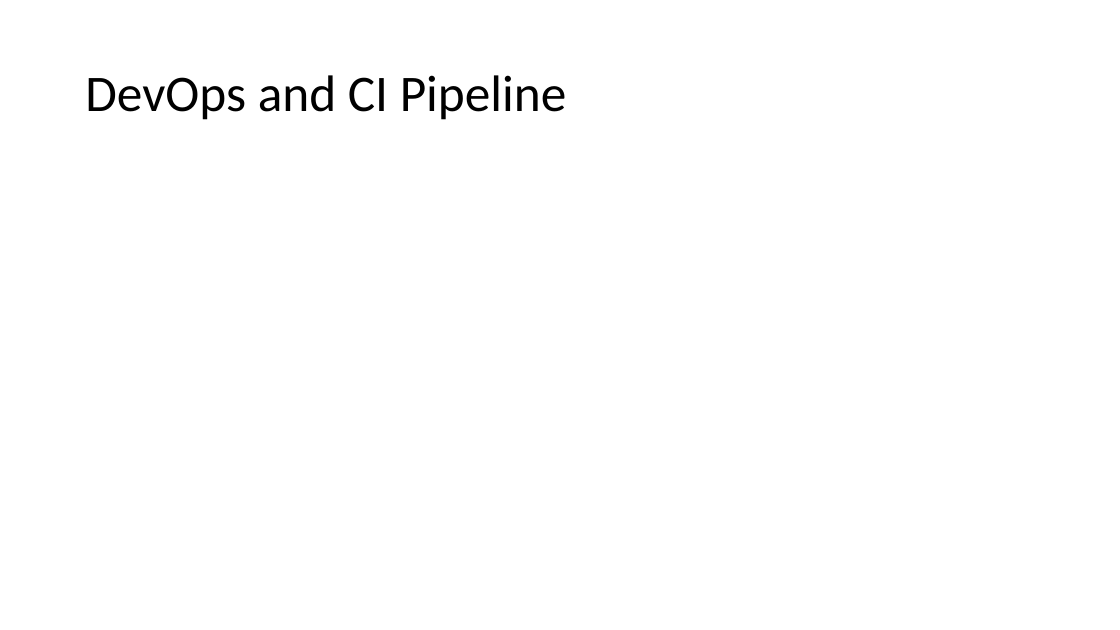
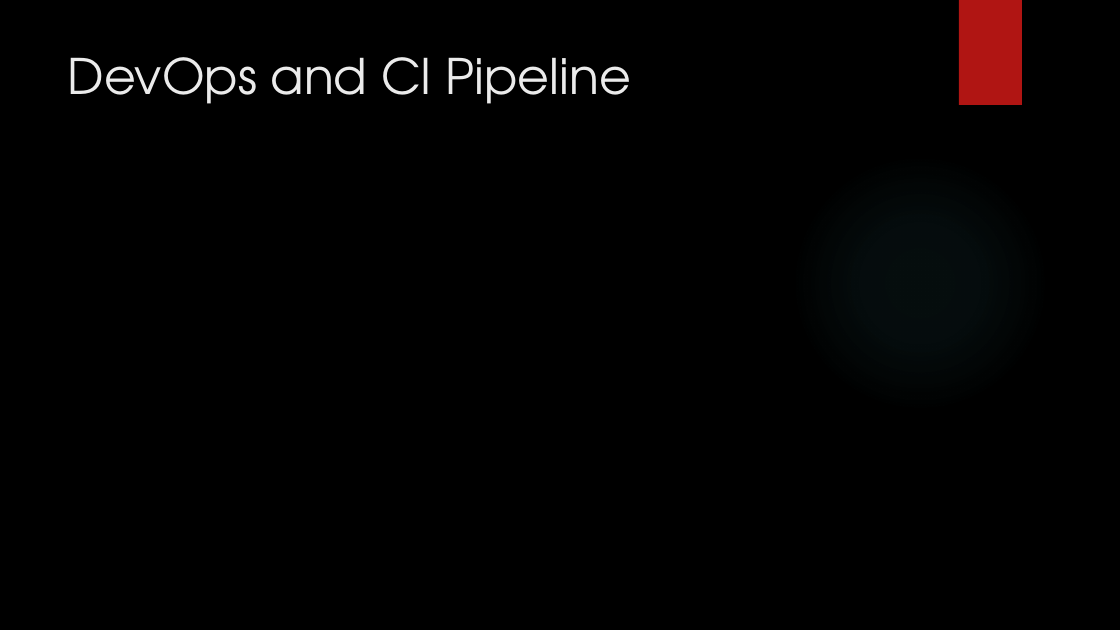
Before and after one commit to ChristopherBurns1996/1337Library, a slide deck: slide 9 of README Images/Solo Project Presentation.pptx (slide 8 before the commit). Drawn at 1120x630 pixels with LibreOffice and Linux fonts; fonts in the diff are those of the drawing; background and template pictures are left out. Boxes give left, top, right and bottom in pixels: in the first picture for what was removed or moved away, otherwise in the second. Text is boxed around its words. In the diff, an @@ line names an element or a change of style, - is before the commit and + after.

```diff
--- a/README Images/Solo Project Presentation.pptx
+++ b/README Images/Solo Project Presentation.pptx
@@ background #FFFFFF to picture (left out) @@
@@ rectangle added at <box>959,0,1022,105</box>, fill #B01513 @@
@@ title "DevOps and CI Pipeline": place and size @@
-title "DevOps and CI Pipeline" at <box>85,75,567,120</box>
+title "DevOps and CI Pipeline" at <box>68,57,631,104</box>
@@ title "DevOps and CI Pipeline" at <box>68,57,631,104</box>: size 44 to 42 pt, font Calibri to TeX Gyre Adventor, text colour #000000 to #EBEBEB; line spacing 0.9 to 1; vertical alignment middle to top @@
@@ ellipse added at <box>791,154,1049,413</box>, fill gradient #50B9C1 @@
```
Also in this commit, not shown: 7 other slides changed, 3 slides added, 1 slide removed.
